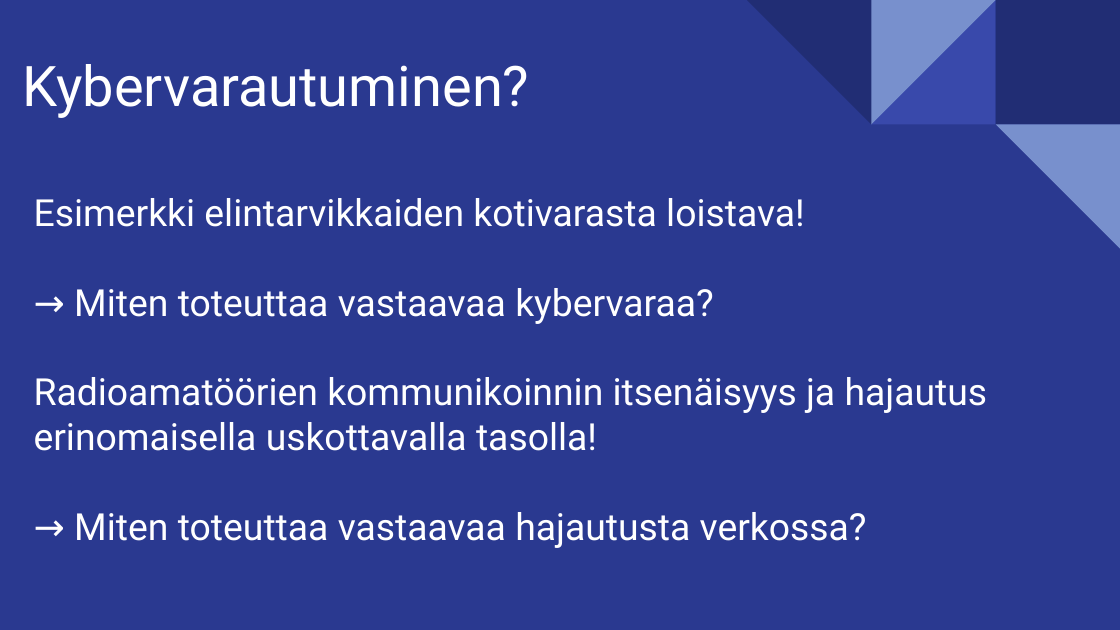
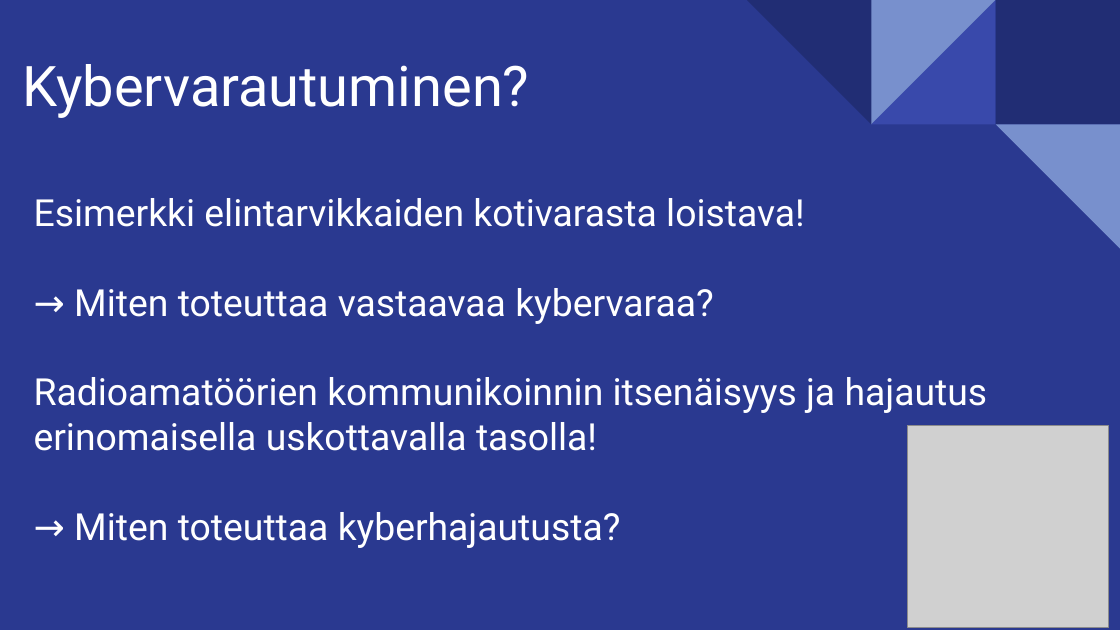
Before and after one commit to juhanurmi/stellapolaris, a slide deck: slide 5 of docs/Esitys_Suomeksi.odp. Drawn at 1120x630 pixels with LibreOffice and Linux fonts; fonts in the diff are those of the drawing; grey boxes stand for pictures. Boxes give left, top, right and bottom in pixels: in the first picture for what was removed or moved away, otherwise in the second. Text is boxed around its words. In the diff, an @@ line names an element or a change of style, - is before the commit and + after.

```diff
--- a/docs/Esitys_Suomeksi.odp
+++ b/docs/Esitys_Suomeksi.odp
@@ title at (34, 198, 988, 548): text changed @@
-Esimerkki elintarvikkaiden kotivarasta loistava!
-→ Miten toteuttaa vastaavaa kybervaraa?
-Radioamatöörien kommunikoinnin itsenäisyys ja hajautus erinomaisella uskottavalla tasolla!
-→ Miten toteuttaa vastaavaa hajautusta verkossa?
+Esimerkki elintarvikkaiden kotivarasta loistava!
+→ Miten toteuttaa vastaavaa kybervaraa?
+Radioamatöörien kommunikoinnin itsenäisyys ja hajautus erinomaisella uskottavalla tasolla!
+→ Miten toteuttaa kyberhajautusta?
@@ picture added at (907, 426, 1109, 627) @@
```
Also in this commit, not shown: 3 other slides changed, 3 slides added, 1 slide removed, 1 other file.
